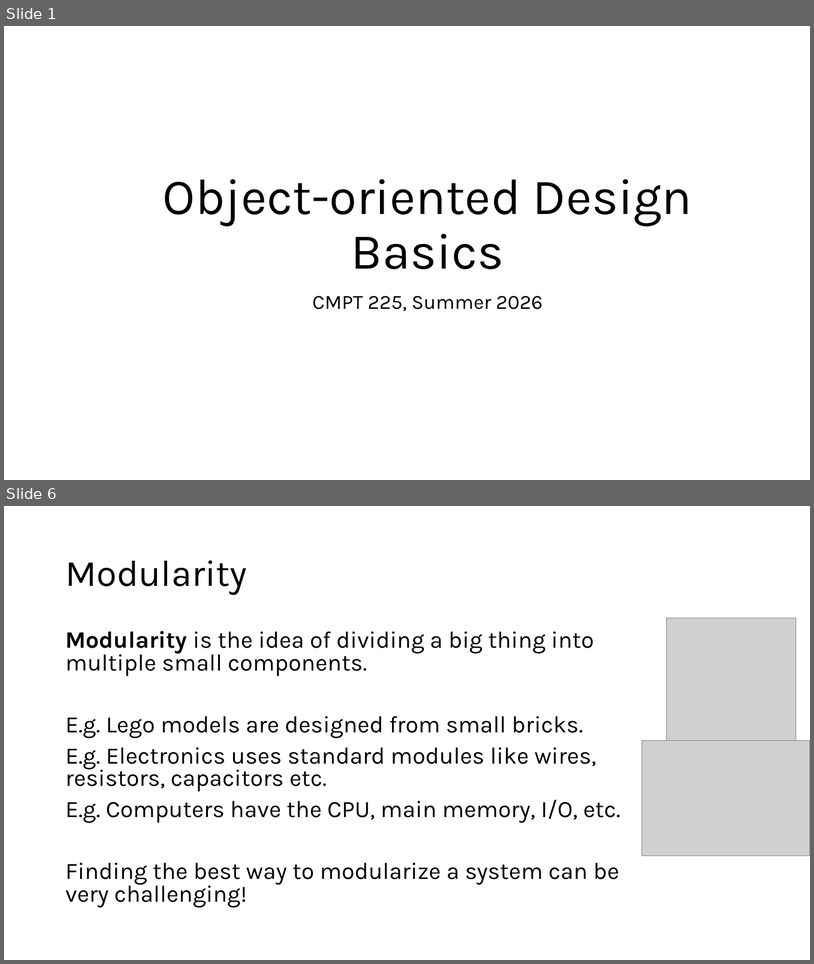
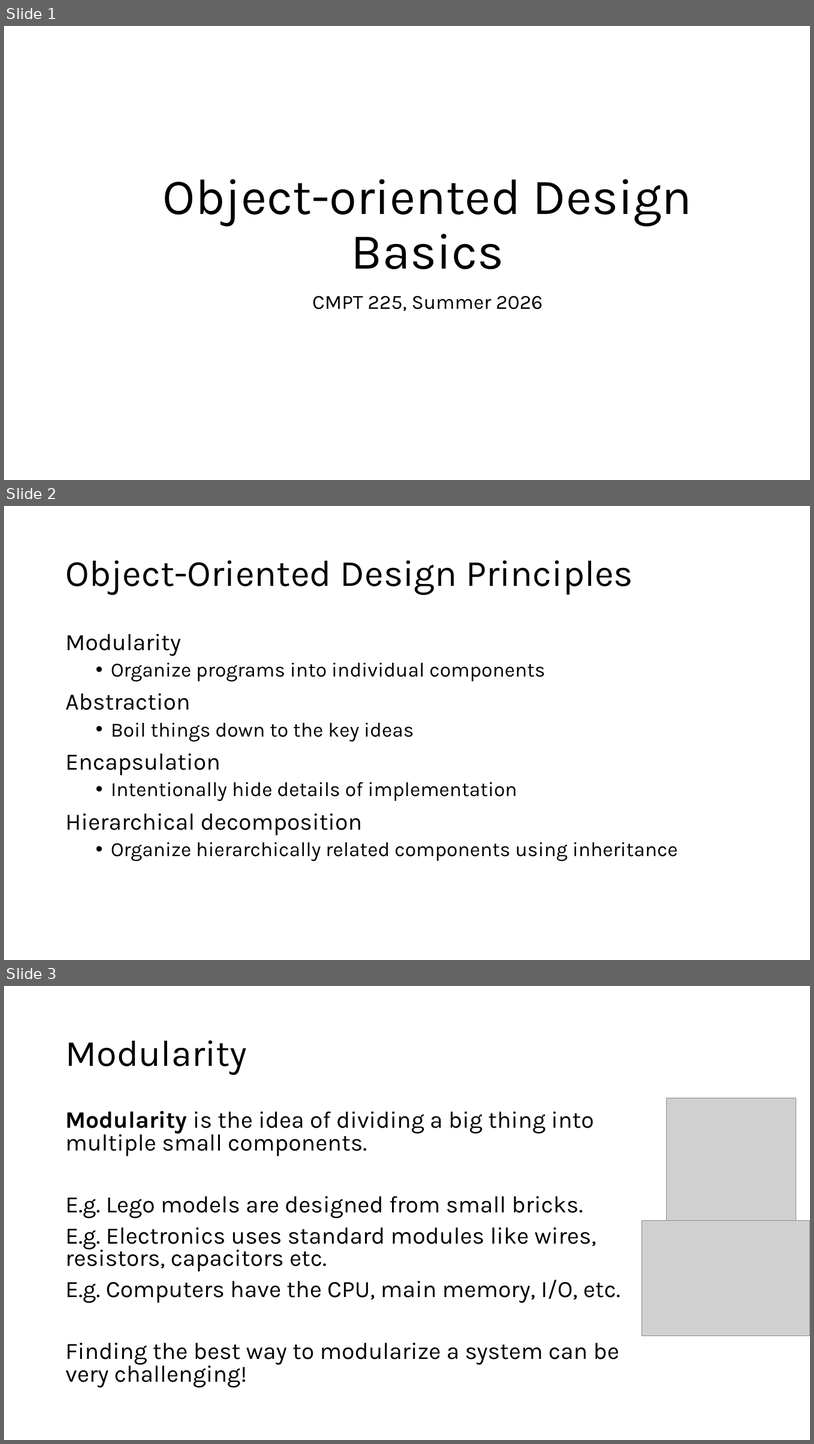
Before and after one commit to sotasota-sfu/cmpt225Summer2026, a slide deck: lectures/lecture30_31/oo_design.pptx. Shown one above the other, each under a label of ours: slides 1 and 6 before the commit, slides 1, 2 and 3 after it; the slides between them are not shown. The pictures are 814x964 and 814x1444 pixels, drawn with LibreOffice and Linux fonts; fonts in the diff are those of the drawing; grey boxes stand for pictures. Boxes give left, top, right and bottom in pixels: in the first picture for what was removed or moved away, otherwise in the second. Text is boxed around its words. In the diff, an @@ line names an element or a change of style, - is before the commit and + after.

```diff
--- a/lectures/lecture30_31/oo_design.pptx
+++ b/lectures/lecture30_31/oo_design.pptx
@@ slide 2 added at (x1=4, y1=506, x2=810, y2=960), background #FFFFFF @@
@@ title added at (x1=65, y1=560, x2=633, y2=595), 44 pt, text #000000 @@
+Object-Oriented Design Principles
@@ text added at (x1=65, y1=634, x2=678, y2=861), 24 pt, text #000000 @@
+Modularity
+  • Organize programs into individual components
+Abstraction
+  • Boil things down to the key ideas
+Encapsulation
+  • Intentionally hide details of implementation
+Hierarchical decomposition
+  • Organize hierarchically related components using inheritance
@@ what was slide 6 is now slide 3 @@
```
Also in this commit, not shown: 1 slide changed, 5 other files.
